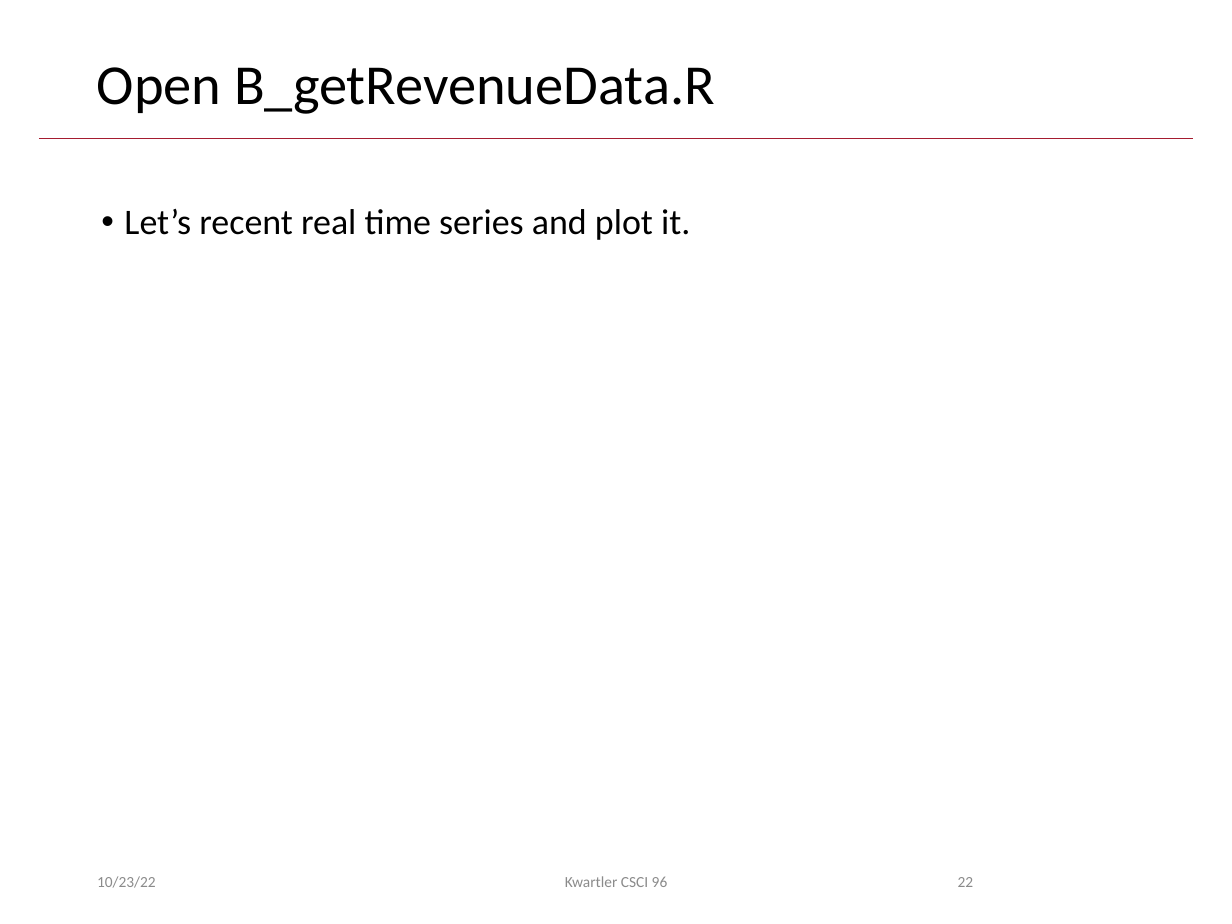
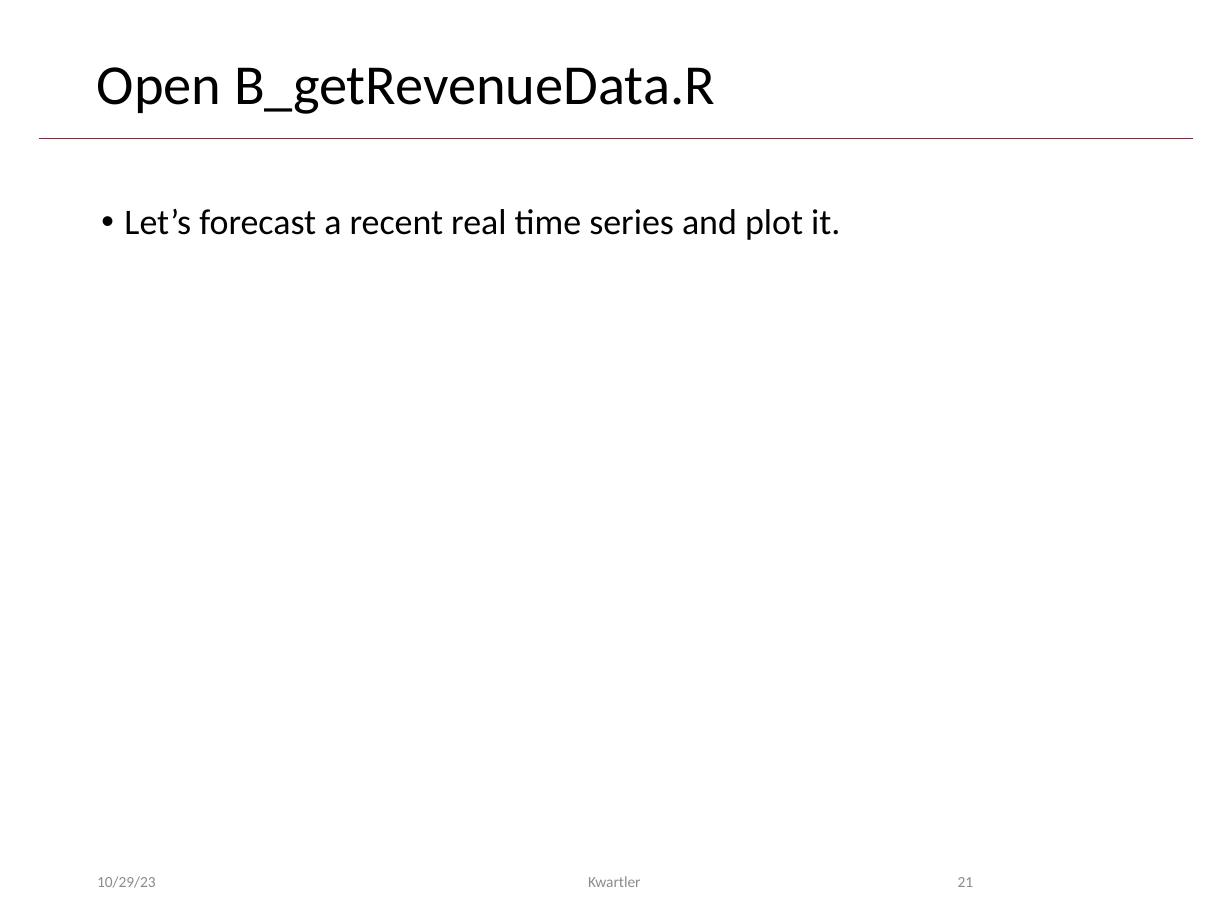
Before and after one commit to kwartler/Harvard_DataMining_Business_Student, a slide deck: slide 21 of Lessons/G_TimeSeries_Equities/A_TimeSeries.pptx (slide 22 before the commit). Drawn at 1232x924 pixels with LibreOffice and Linux fonts; fonts in the diff are those of the drawing; background and template pictures are left out. Boxes give left, top, right and bottom in pixels: in the first picture for what was removed or moved away, otherwise in the second. Text is boxed around its words. In the diff, an @@ line names an element or a change of style, - is before the commit and + after.

Commit message:
move challenge time series

```diff
--- a/Lessons/G_TimeSeries_Equities/A_TimeSeries.pptx
+++ b/Lessons/G_TimeSeries_Equities/A_TimeSeries.pptx
@@ text at bbox=[124, 208, 840, 240]: text changed @@
-• Let’s recent real time series and plot it.
+• Let’s forecast a recent real time series and plot it.
@@ text at bbox=[97, 876, 156, 888]: text changed @@
-10/23/22
+10/29/23
@@ text at bbox=[588, 876, 641, 887]: text changed @@
-Kwartler CSCI 96
+Kwartler
@@ page number at bbox=[958, 877, 974, 887]: text changed @@
-22
+21
```
Also in this commit, not shown: 46 other slides changed, 4 slides removed, 2 other files.
